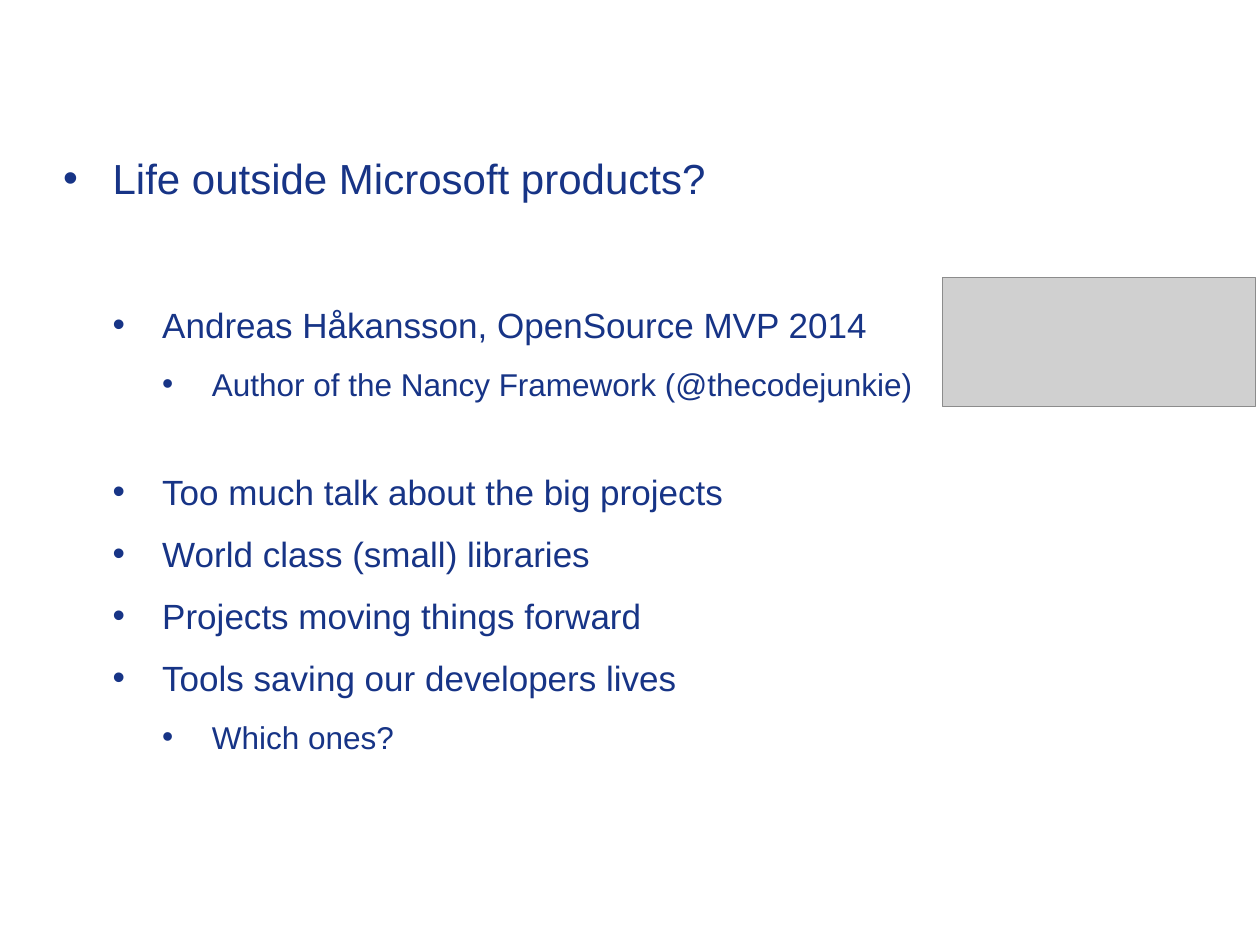
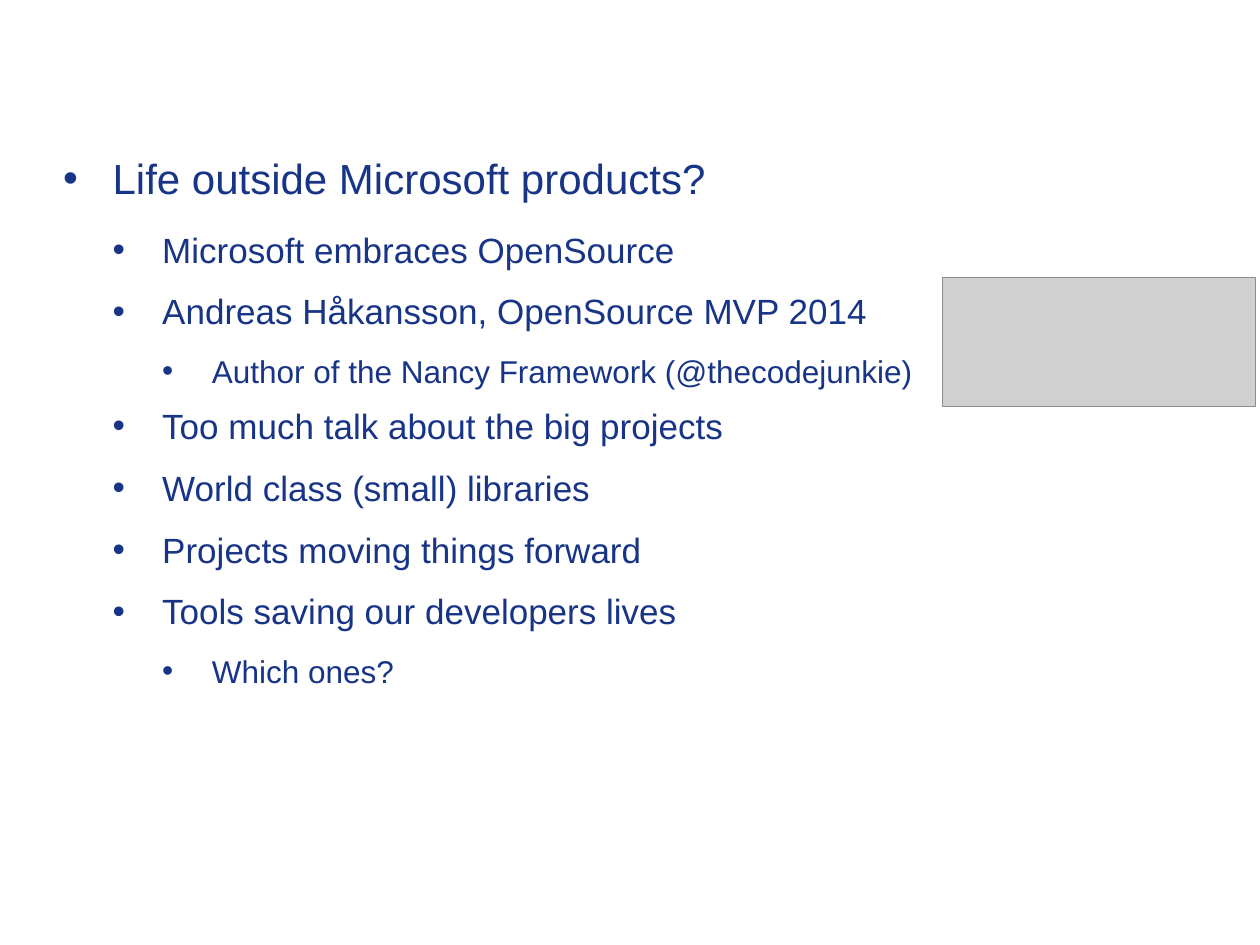
Before and after one commit to Timothep/MarathonWOShoes, a slide deck: slide 3 of BarefootMarathon.odp. Drawn at 1260x945 pixels with LibreOffice and Linux fonts; fonts in the diff are those of the drawing; grey boxes stand for pictures; background and template pictures are left out. Boxes give left, top, right and bottom in pixels: in the first picture for what was removed or moved away, otherwise in the second. Text is boxed around its words. In the diff, an @@ line names an element or a change of style, - is before the commit and + after.

```diff
--- a/BarefootMarathon.odp
+++ b/BarefootMarathon.odp
@@ text at bbox=[162, 237, 675, 269]: paragraph added @@
+  • Microsoft embraces OpenSource
```
Also in this commit, not shown: 12 other slides changed, 1 slide removed, 2 other files.
